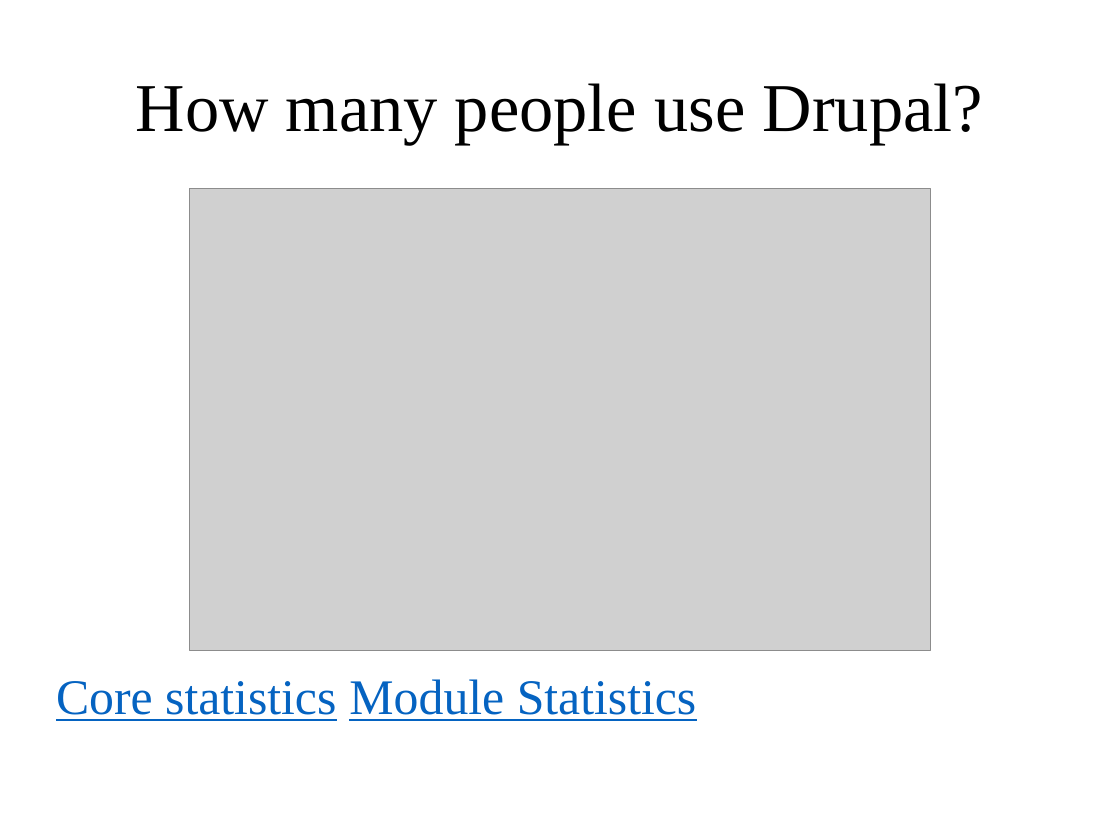
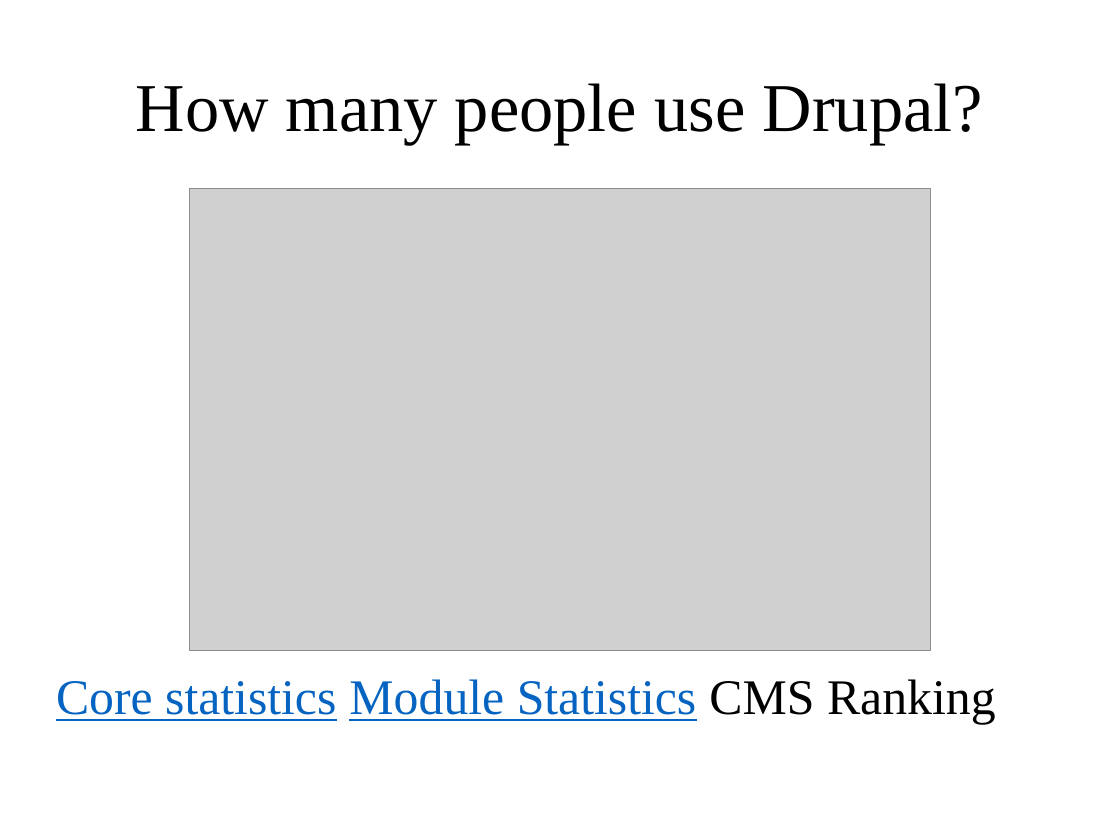
Before and after one commit to mariomc/drupal-overview, a slide deck: slide 4 of Drupal.pptx. Drawn at 1120x840 pixels with LibreOffice and Linux fonts; fonts in the diff are those of the drawing; grey boxes stand for pictures; background and template pictures are left out. Boxes give left, top, right and bottom in pixels: in the first picture for what was removed or moved away, otherwise in the second. Text is boxed around its words. In the diff, an @@ line names an element or a change of style, - is before the commit and + after.

```diff
--- a/Drupal.pptx
+++ b/Drupal.pptx
@@ text at (56,679,996,724): text changed @@
-Core statistics Module Statistics
+Core statistics Module Statistics CMS Ranking
```
Also in this commit, not shown: 1 slide added.
